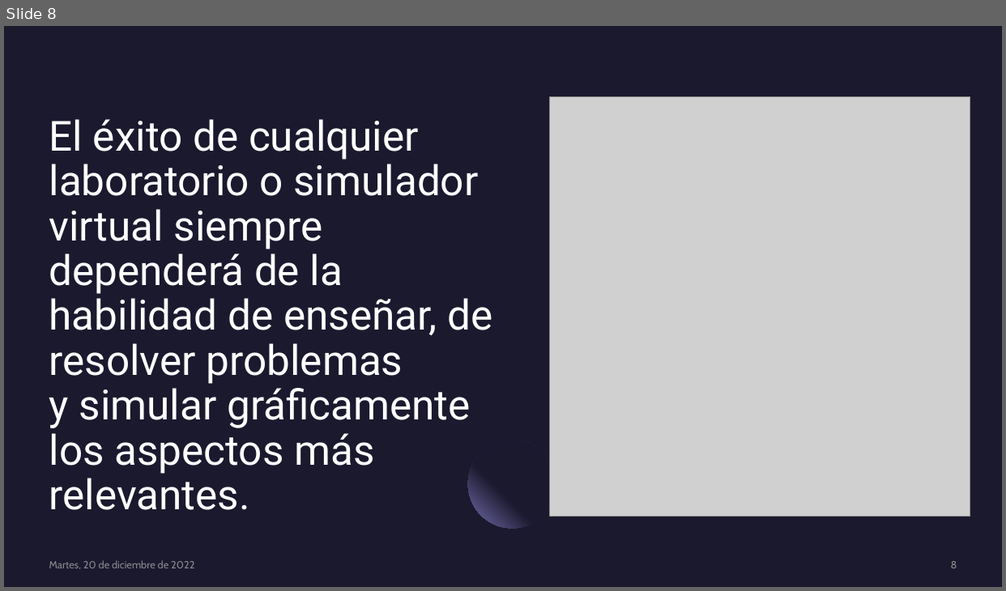
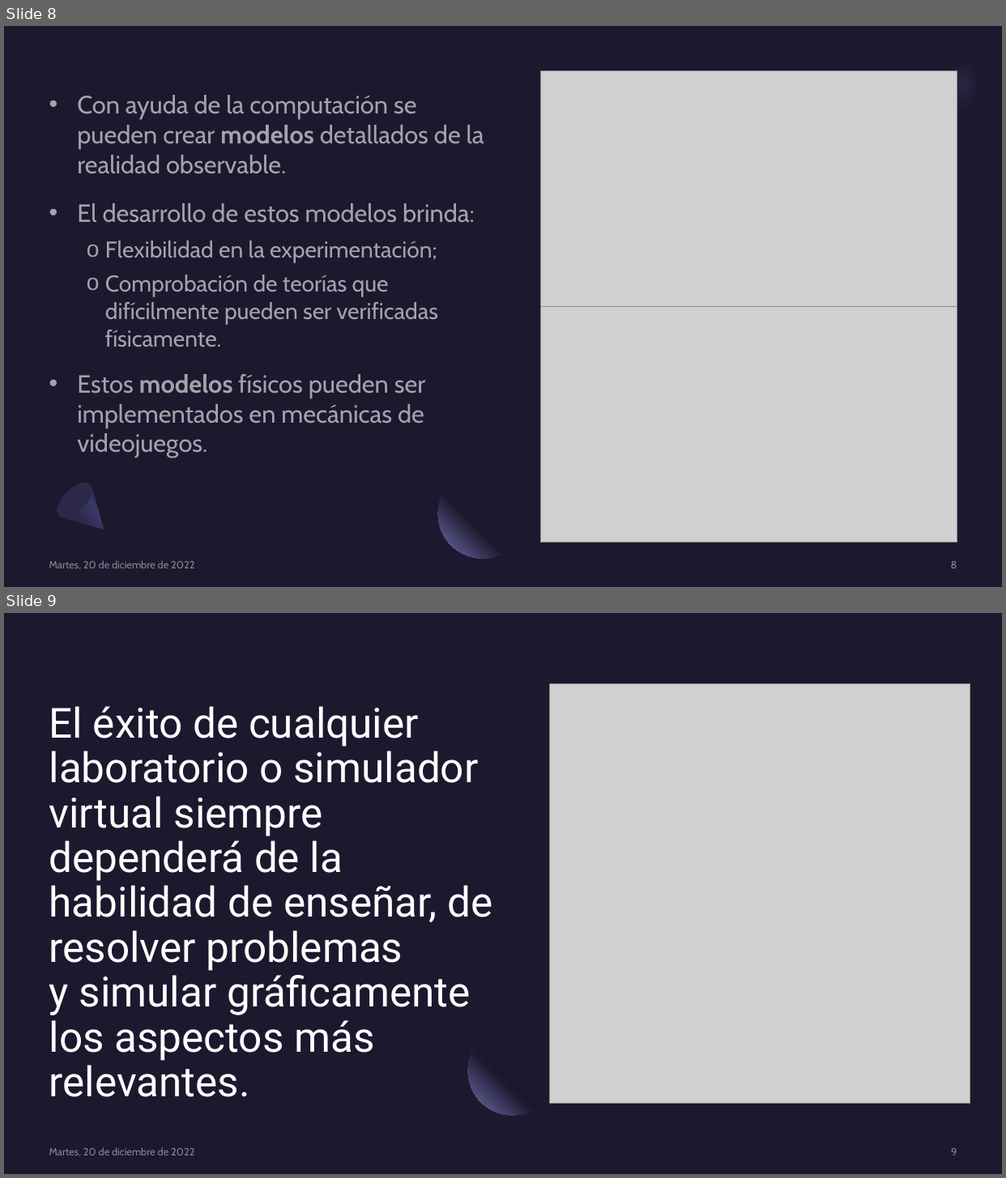
Before and after one commit to genzo-fz/TT_SSIG-3D, a slide deck: SSIG-3D.pptx. Shown one above the other, each under a label of ours: slide 8 before the commit, slides 8 and 9 after it. The pictures are 1006x591 and 1006x1178 pixels, drawn with LibreOffice and Linux fonts; fonts in the diff are those of the drawing; grey boxes stand for pictures. Boxes give left, top, right and bottom in pixels: in the first picture for what was removed or moved away, otherwise in the second. Text is boxed around its words. In the diff, an @@ line names an element or a change of style, - is before the commit and + after.

```diff
--- a/SSIG-3D.pptx
+++ b/SSIG-3D.pptx
@@ slide 8 added at box(4, 26, 1002, 587), background #1B192E @@
@@ freeform shape added at box(909, 26, 1002, 148), fill #7771B2 at 40% opacity @@
@@ picture added at box(541, 71, 957, 307) @@
@@ subtitle added at box(77, 95, 484, 458), 24 pt, text #FFFFFF at 60% opacity @@
+• Con ayuda de la computación se pueden crear modelos detallados de la realidad observable.
+• El desarrollo de estos modelos brinda:
+  o Flexibilidad en la experimentación;
+  o Comprobación de teorías que difícilmente pueden ser verificadas físicamente.
+• Estos modelos físicos pueden ser implementados en mecánicas de videojuegos.
@@ ellipse added at box(957, 110, 991, 143), fill #1B192E @@
@@ picture added at box(541, 307, 957, 543) @@
@@ freeform shape added at box(51, 478, 119, 545), fill gradient #2C284A to #3C3867 to #1B192E @@
@@ ellipse added at box(52, 477, 99, 525), fill #2C284A @@
@@ ellipse added at box(438, 471, 526, 559), fill gradient #1B192E to #7771B2 @@
@@ text added at box(49, 561, 194, 570), 10 pt, text #A6A6A6 at 80% opacity @@
+Martes, 20 de diciembre de 2022
@@ page number added at box(951, 561, 957, 569), 10 pt, text #A6A6A6 at 80% opacity @@
+8
@@ what was slide 8 is now slide 9 @@
@@ page number at box(951, 1148, 957, 1156): text changed @@
-8
+9
```
Also in this commit, not shown: 5 slides changed, 4 other slides added, 6 slides removed.
